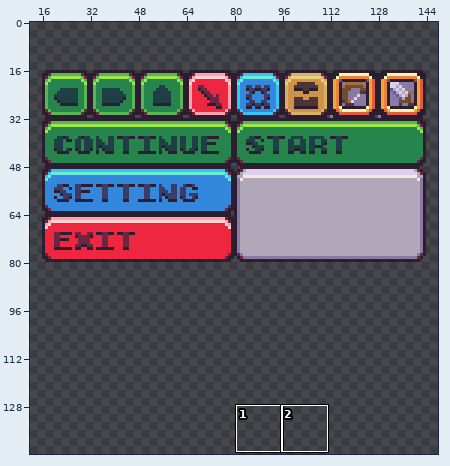
File history of a pixel-art file, Asset/Miscellaneous Asset/Gui.aseprite. The first picture is a wide view before the edit; the outline marks the close-up.
Close-up. Before the commit:
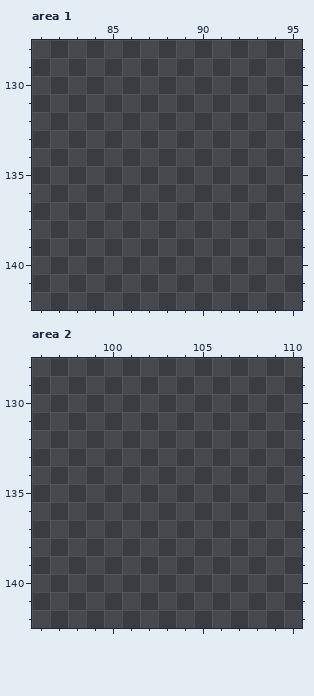
160x144 pixels, 1 frame. Shown: area 1: x 81..95, y 128..142; area 2: x 96..110, y 128..142. The wide view leaves out empty margins. The commit also changed other parts of the picture, which this record leaves out.
Palette (. is transparent): 
Now the later version:
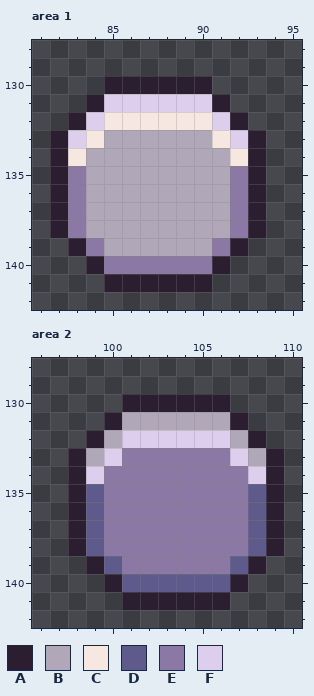
Colours new in this view: A #2c1e31  B #b0a7b8  C #f6e8e0  D #5e5b8c  E #8c78a5  F #deceed
Changes in this commit:
Changed rows in their new state; - is an unchanged pixel.
Area 1, layer "Layer 2":
first column x 82:
130 ---AAAAAA---
131 --AFFFFFFA--
132 -AFCCCCCCFA-
133 AFCBBBBBBCFA
134 ACBBBBBBBBCA
135 AEBBBBBBBBEA
136 AEBBBBBBBBEA
137 AEBBBBBBBBEA
138 AEBBBBBBBBEA
139 -AEBBBBBBEA-
140 --AEEEEEEA--
141 ---AAAAAA---
Area 2, layer "Layer 2":
first column x 98:
130 ---AAAAAA---
131 --ABBBBBBA--
132 -ABFFFFFFBA-
133 ABFEEEEEEFBA
134 AFEEEEEEEEFA
135 ADEEEEEEEEDA
136 ADEEEEEEEEDA
137 ADEEEEEEEEDA
138 ADEEEEEEEEDA
139 -ADEEEEEEDA-
140 --ADDDDDDA--
141 ---AAAAAA---
